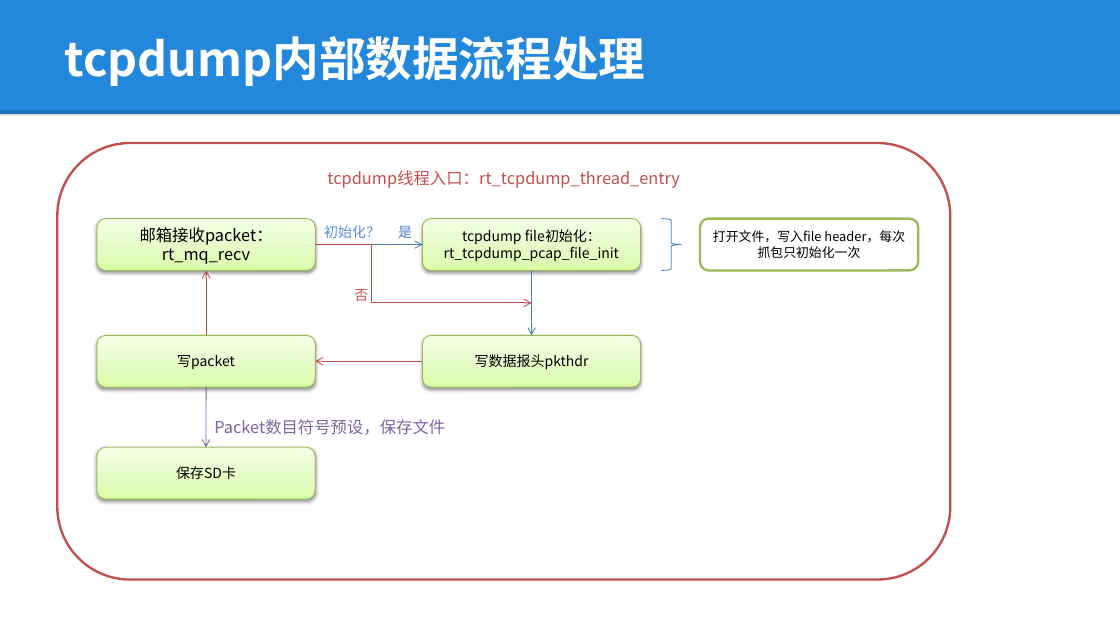
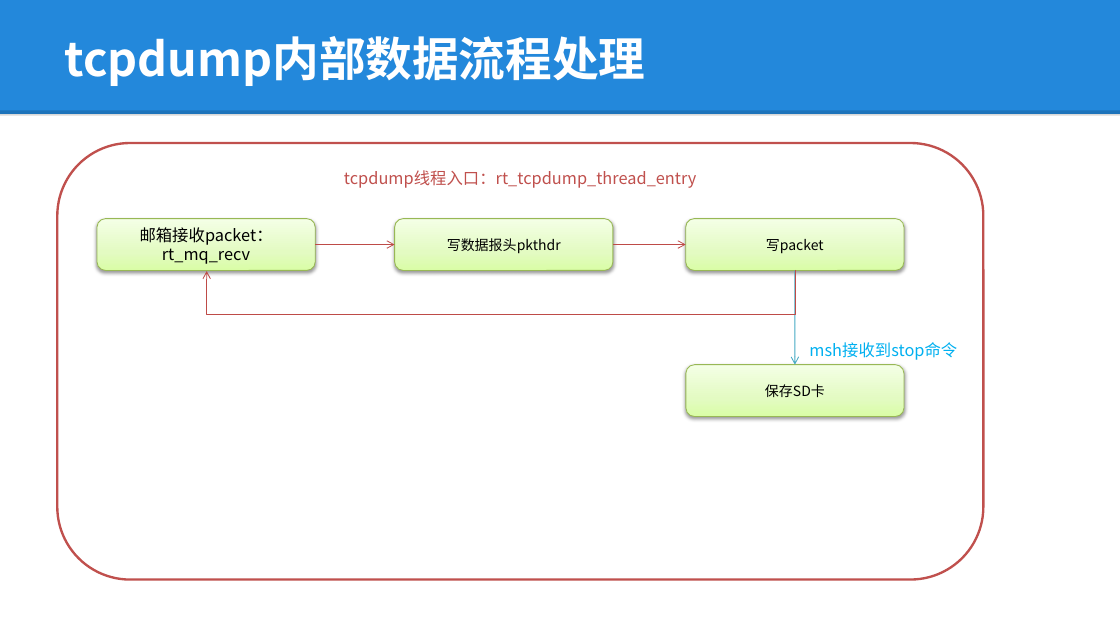
Before and after one commit to lepustse/tcpdump, a slide deck: slide 6 of tcpdump.pptx. Drawn at 1120x630 pixels with LibreOffice and Linux fonts; fonts in the diff are those of the drawing; background and template pictures are left out. Boxes give left, top, right and bottom in pixels: in the first picture for what was removed or moved away, otherwise in the second. Text is boxed around its words. In the diff, an @@ line names an element or a change of style, - is before the commit and + after.

```diff
--- a/tcpdump.pptx
+++ b/tcpdump.pptx
@@ rounded rectangle "tcpdump线程入口：rt_tcpdump_thread_entry" resized from (x1=57, y1=143, x2=950, y2=580) to (x1=57, y1=143, x2=983, y2=580) @@
@@ text removed at (x1=324, y1=225, x2=380, y2=238) @@
-初始化？
@@ rounded rectangle "写数据报头pkthdr" moved from (x1=423, y1=335, x2=641, y2=387) to (x1=395, y1=218, x2=613, y2=271) @@
@@ text removed at (x1=398, y1=226, x2=412, y2=238) @@
-是
@@ rounded rectangle removed at (x1=423, y1=218, x2=641, y2=271) @@
-tcpdump file初始化：rt_tcpdump_pcap_file_init
@@ right brace removed at (x1=661, y1=218, x2=681, y2=271) @@
@@ rounded rectangle "写packet" moved from (x1=97, y1=335, x2=315, y2=387) to (x1=686, y1=218, x2=904, y2=271) @@
@@ rounded rectangle removed at (x1=700, y1=218, x2=918, y2=271) @@
-打开文件，写入file header，每次抓包只初始化一次
@@ arrow moved from (315, 245) - (423, 245) to (315, 245) - (395, 245) @@
@@ arrow (315, 245) - (395, 245): stroke #4B7EBC 0.75 pt to #BF4C48 0.75 pt @@
@@ arrow added from (613, 245) to (686, 245), #BF4C48 0.75 pt @@
@@ arrow removed from (206, 335) to (206, 271) @@
@@ elbow arrow moved from (315, 245) - (532, 303) to (796, 270) - (207, 271) @@
@@ text removed at (x1=354, y1=289, x2=368, y2=301) @@
-否
@@ arrow removed from (532, 271) to (532, 335) @@
@@ arrow added from (795, 271) to (795, 365), #46AAC5 0.75 pt @@
@@ text added at (x1=809, y1=342, x2=957, y2=360), 14 pt, text #00B0F0 @@
+msh接收到stop命令
@@ arrow removed from (206, 387) to (206, 447) @@
@@ arrow removed from (423, 361) to (315, 361) @@
@@ rounded rectangle "保存SD卡" moved from (x1=97, y1=447, x2=315, y2=499) to (x1=686, y1=365, x2=905, y2=417) @@
@@ text removed at (x1=214, y1=419, x2=445, y2=435) @@
-Packet数目符号预设，保存文件
```
Also in this commit, not shown: 2 other slides changed, 1 other file.
